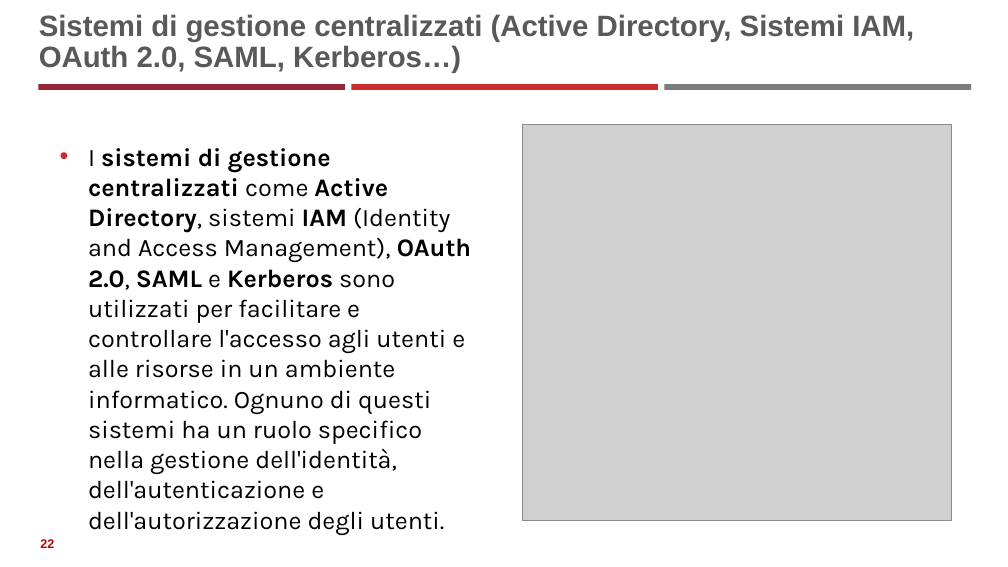
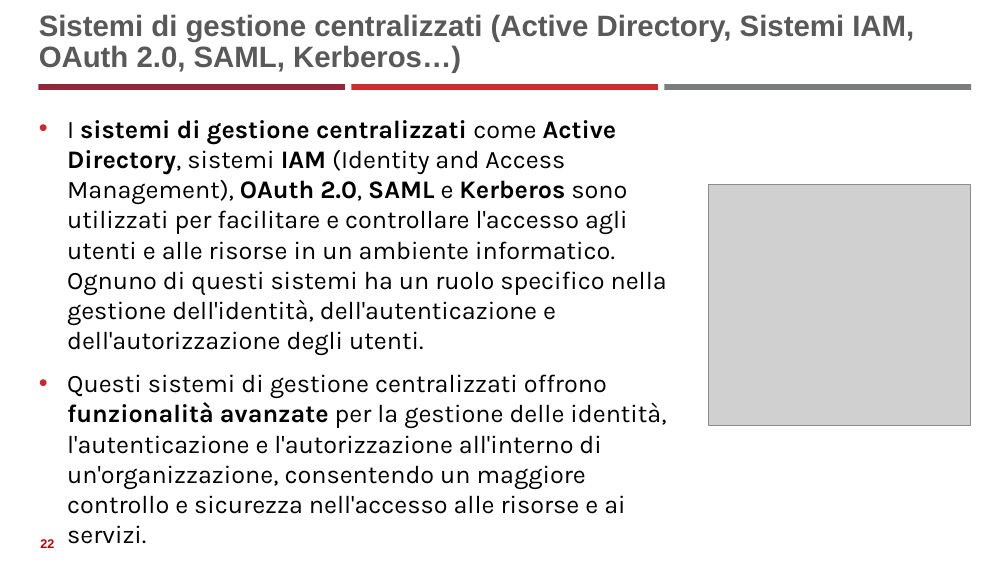
Before and after one commit to neural1977/data_science_interview_material, a slide deck: slide 22 of Cybersecurity/Fondamenti_di_Cybersicurezza.pptx. Drawn at 1008x567 pixels with LibreOffice and Linux fonts; fonts in the diff are those of the drawing; grey boxes stand for pictures. Boxes give left, top, right and bottom in pixels: in the first picture for what was removed or moved away, otherwise in the second. Text is boxed around its words. In the diff, an @@ line names an element or a change of style, - is before the commit and + after.

```diff
--- a/Cybersecurity/Fondamenti_di_Cybersicurezza.pptx
+++ b/Cybersecurity/Fondamenti_di_Cybersicurezza.pptx
@@ text "I sistemi di gestione centralizzati ...": place and size @@
-text "I sistemi di gestione centralizzati ..." at <box>88,148,471,499</box>
+text "I sistemi di gestione centralizzati ..." at <box>67,120,667,544</box>
@@ picture: place and size @@
-picture at <box>523,125,951,520</box>
+picture at <box>709,185,971,426</box>
@@ text at <box>67,374,666,544</box>: paragraph added @@
+• Questi sistemi di gestione centralizzati offrono funzionalità avanzate per la gestione delle identità, l'autenticazione e l'autorizzazione all'interno di un'organizzazione, consentendo un maggiore controllo e sicurezza nell'accesso alle risorse e ai servizi.
```
Also in this commit, not shown: 3 other slides changed, 6 slides added, 1 other file.
